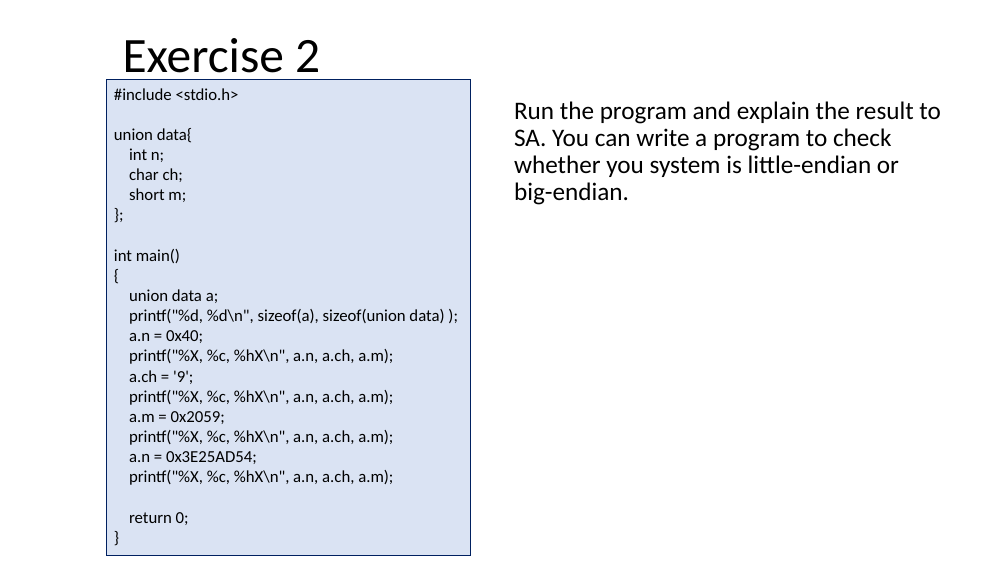
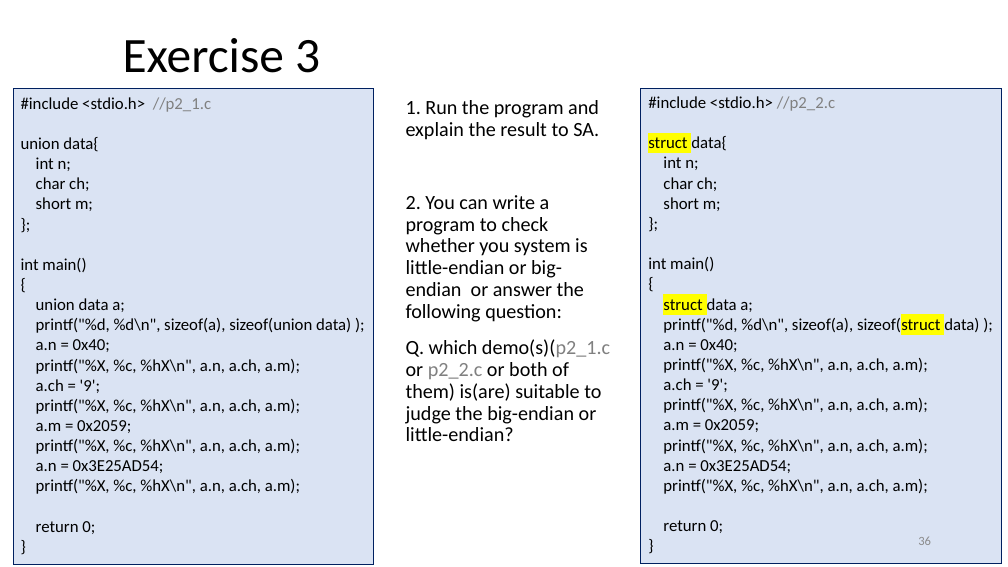
Before and after one commit to ShiqiYu/CPP, a slide deck: slide 36 of week04/Lab04.pptx (slide 26 before the commit). Drawn at 1008x567 pixels with LibreOffice and Linux fonts; fonts in the diff are those of the drawing; background and template pictures are left out. Boxes give left, top, right and bottom in pixels: in the first picture for what was removed or moved away, otherwise in the second. Text is boxed around its words. In the diff, an @@ line names an element or a change of style, - is before the commit and + after.

```diff
--- a/week04/Lab04.pptx
+++ b/week04/Lab04.pptx
@@ title at bbox=[123, 38, 320, 73]: text changed @@
-Exercise 2
+Exercise 3
@@ rectangle "#include <stdio.h> //p2_1.c": place and size @@
-rectangle "#include <stdio.h> //p2_1.c" at bbox=[107, 79, 471, 555]
+rectangle "#include <stdio.h> //p2_1.c" at bbox=[13, 88, 374, 564]
@@ rectangle added at bbox=[641, 88, 1002, 563], fill #DAE3F3, outline #002060 0.75 pt, 16 pt, text #000000 @@
+#include <stdio.h> //p2_2.c
+struct data{
+int n;
+char ch;
+short m;
+};
+int main()
+{
+struct data a;
+printf("%d, %d\n", sizeof(a), sizeof(struct data) );
+a.n = 0x40;
+printf("%X, %c, %hX\n", a.n, a.ch, a.m);
+a.ch = '9';
+printf("%X, %c, %hX\n", a.n, a.ch, a.m);
+a.m = 0x2059;
+printf("%X, %c, %hX\n", a.n, a.ch, a.m);
+a.n = 0x3E25AD54;
+printf("%X, %c, %hX\n", a.n, a.ch, a.m);
+return 0;
+}
@@ text in rectangle at bbox=[21, 97, 211, 112]: text changed @@
-#include <stdio.h>
+#include <stdio.h> //p2_1.c
@@ text at bbox=[406, 100, 610, 441]: text changed; size 24 to 19.2 pt @@
-  Run the program and explain the result to SA. You can write a program to check whether you system is little-endian or big-endian.
+  1. Run the program and explain the result to SA.
+  2. You can write a program to check whether you system is little-endian or big-endian or answer the following question:
+  Q. which demo(s)(p2_1.c or p2_2.c or both of them) is(are) suitable to judge the big-endian or little-endian?
@@ page number added at bbox=[918, 536, 931, 545], 12 pt, text #8C8C8C @@
+36
```
Also in this commit, not shown: 11 other slides changed, 26 slides added, 16 slides removed, 3 other files.
